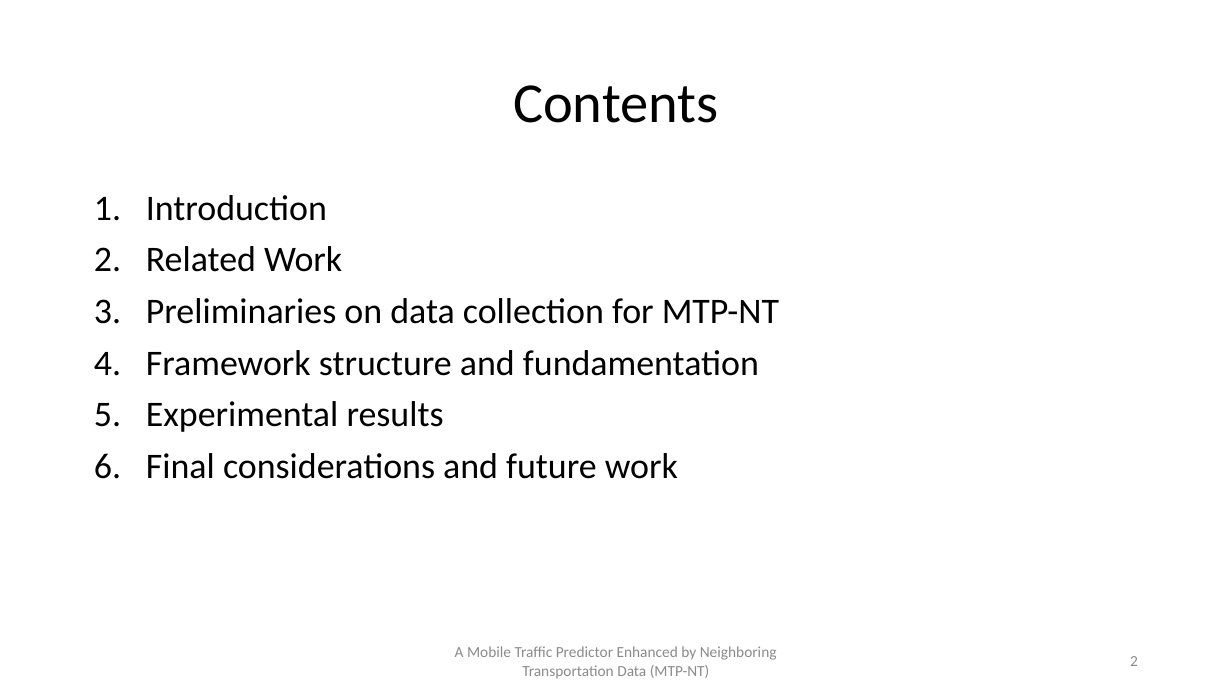
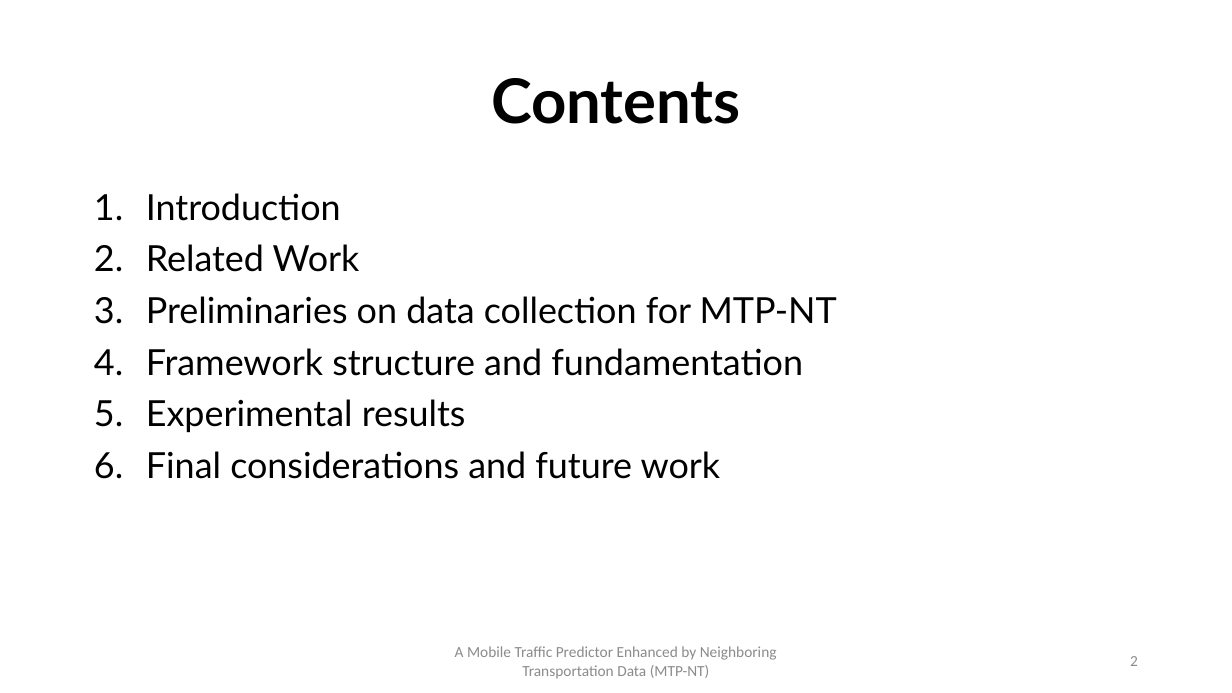
Before and after one commit to PatrickLdA/milan-telecom-analysis, a slide deck: slide 2 of defesa.pptx. Drawn at 1232x693 pixels with LibreOffice and Linux fonts; fonts in the diff are those of the drawing. Boxes give left, top, right and bottom in pixels: in the first picture for what was removed or moved away, otherwise in the second. Text is boxed around its words. In the diff, an @@ line names an element or a change of style, - is before the commit and + after.

```diff
--- a/defesa.pptx
+++ b/defesa.pptx
@@ title "Contents" at (x1=491, y1=78, x2=741, y2=124): size 44 to 48 pt, font Calibri to Lato, bold on @@
@@ text "Introduction" at (x1=146, y1=193, x2=837, y2=479): font Calibri to Lato @@
```
Also in this commit, not shown: 4 other slides changed, 3 slides added.
